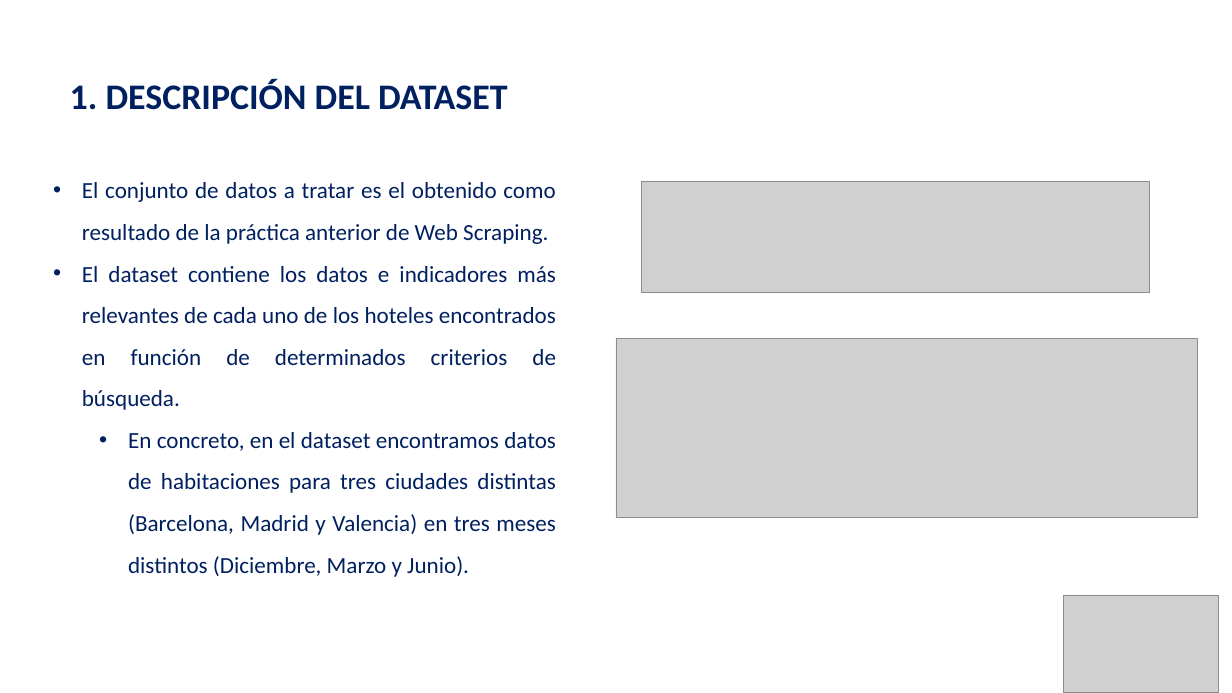
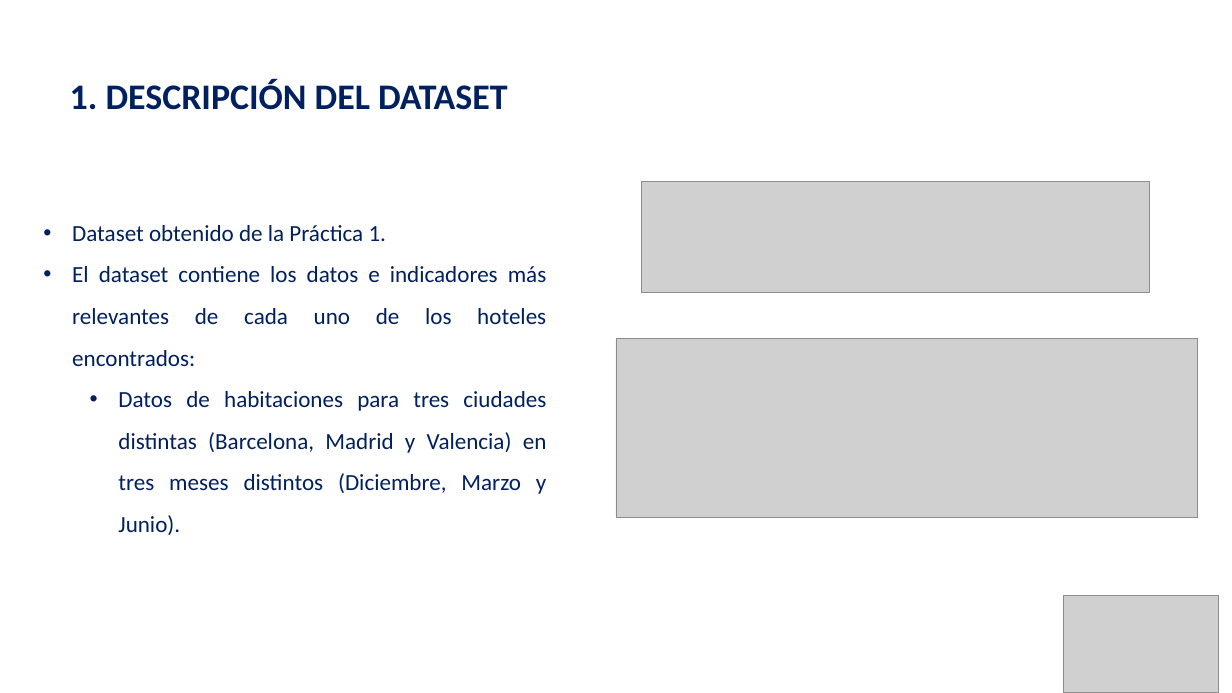
Before and after one commit to guiruha/DataCleaningUOC, a slide deck: slide 2 of Memoria_pres.pptx. Drawn at 1232x693 pixels with LibreOffice and Linux fonts; fonts in the diff are those of the drawing; grey boxes stand for pictures. Boxes give left, top, right and bottom in pixels: in the first picture for what was removed or moved away, otherwise in the second. Text is boxed around its words. In the diff, an @@ line names an element or a change of style, - is before the commit and + after.

```diff
--- a/Memoria_pres.pptx
+++ b/Memoria_pres.pptx
@@ text at box(72, 225, 547, 535): text changed @@
-• El conjunto de datos a tratar es el obtenido como resultado de la práctica anterior de Web Scraping.
-• El dataset contiene los datos e indicadores más relevantes de cada uno de los hoteles encontrados en función de determinados criterios de búsqueda.
-  • En concreto, en el dataset encontramos datos de habitaciones para tres ciudades distintas (Barcelona, Madrid y Valencia) en tres meses distintos (Diciembre, Marzo y Junio).
+• Dataset obtenido de la Práctica 1.
+• El dataset contiene los datos e indicadores más relevantes de cada uno de los hoteles encontrados:
+  • Datos de habitaciones para tres ciudades distintas (Barcelona, Madrid y Valencia) en tres meses distintos (Diciembre, Marzo y Junio).
```
Also in this commit, not shown: 4 other slides changed, 3 other files.
